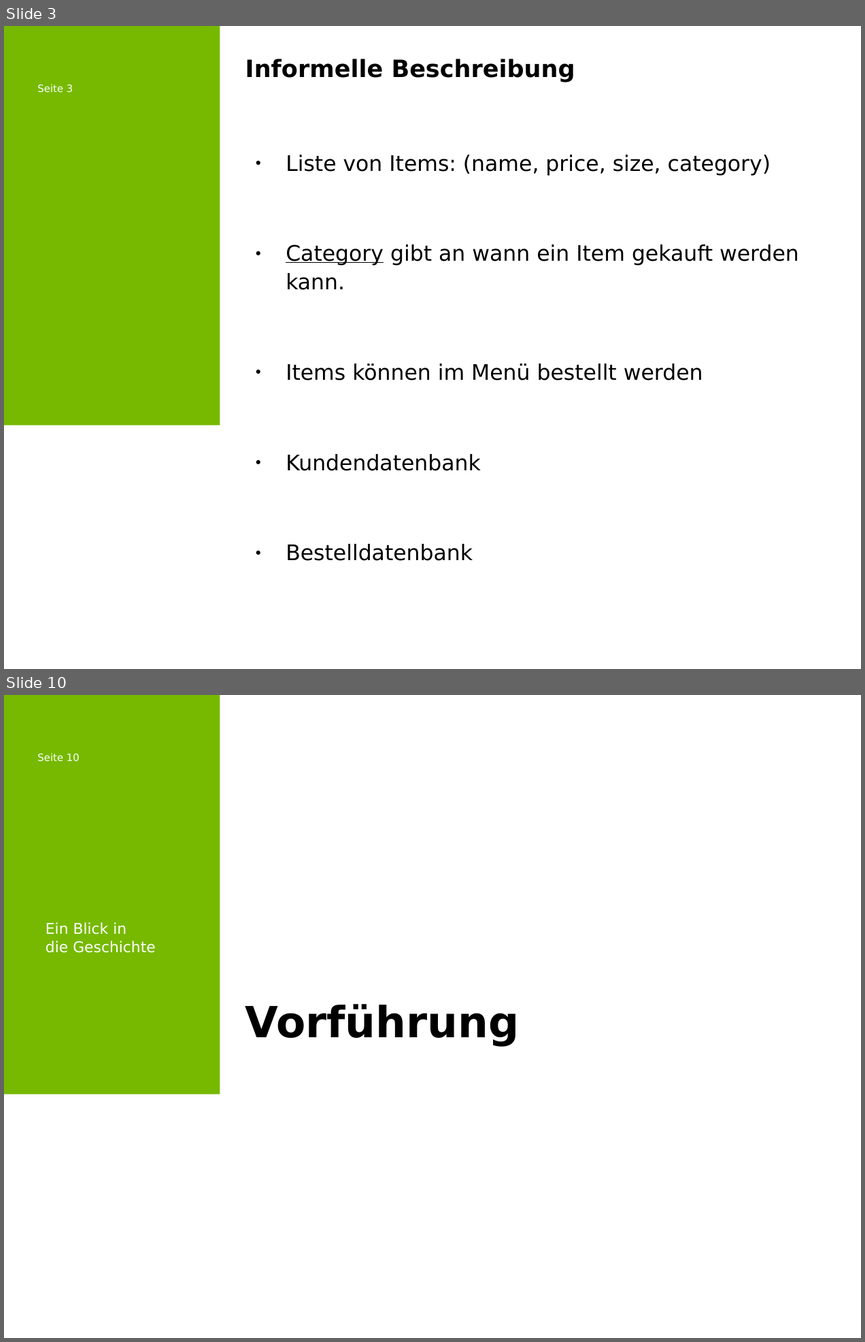
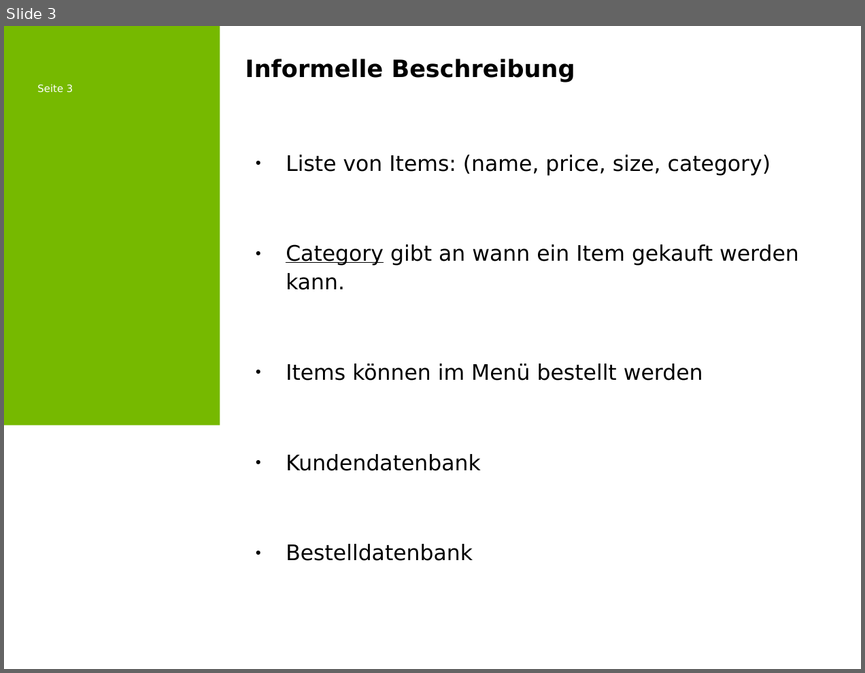
Before and after one commit to leoEAB/McDiabetes, a slide deck: presentation.odp. Shown one above the other, each under a label of ours: slides 3 and 10 before the commit, slide 3 after it; the slides between them are not shown. The pictures are 865x1342 and 865x673 pixels, drawn with LibreOffice and Linux fonts; fonts in the diff are those of the drawing; background and template pictures are left out. Boxes give left, top, right and bottom in pixels: in the first picture for what was removed or moved away, otherwise in the second. Text is boxed around its words. In the diff, an @@ line names an element or a change of style, - is before the commit and + after.

```diff
--- a/presentation.odp
+++ b/presentation.odp
@@ slide 10 removed at (x1=4, y1=695, x2=861, y2=1338), background #FFFFFF; not listed: 3 template elements that a slide beside it also shows @@
@@ title removed at (x1=45, y1=922, x2=156, y2=953) @@
-Ein Blick in
-die Geschichte
@@ text removed at (x1=245, y1=1004, x2=519, y2=1046) @@
-Vorführung
```
Also in this commit, not shown: 3 slides changed, 4 slides added, 4 other slides removed, 2 other files.
